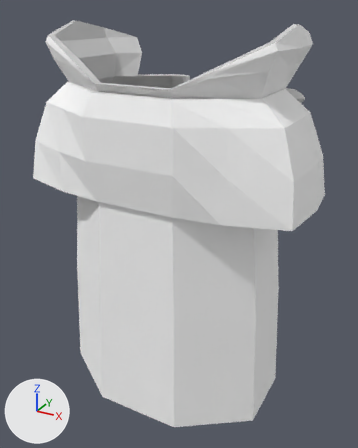
The OBJ model Models/person_female_duster.obj as it was, and as the next commit left it.
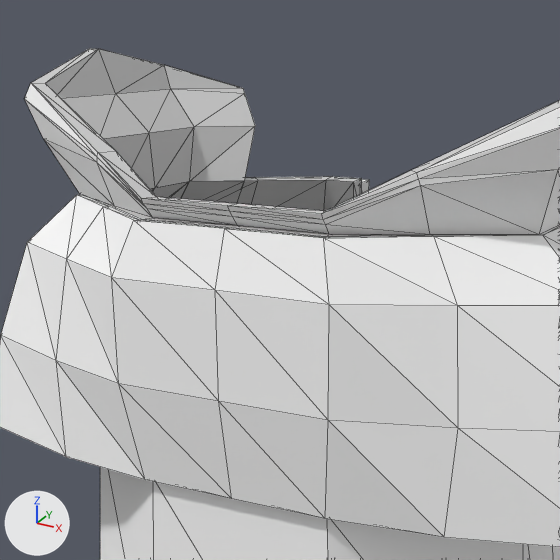
Each version is shown whole from a camera (50 mm lens) standing at (0.477, -0.845, 0.837) and looking at (0.009, 0.005, 0.411), then close up on the part from 10% to 75% of the width and 0% to 52% of the height. Arrows for +X, +Y and +Z are at lower left; the lights stay in place. The older version's two pictures come first. The close-ups show mesh edges as thin lines. Where no turn or scale is listed for an object, it has been applied to the vertices.

The first close-up shows 'person_female_duster'.
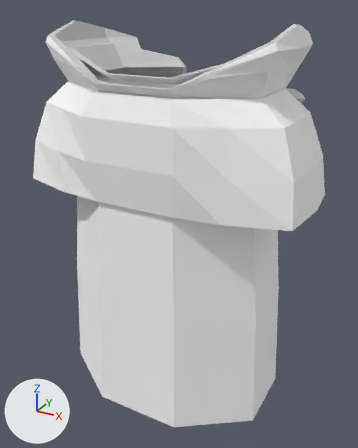
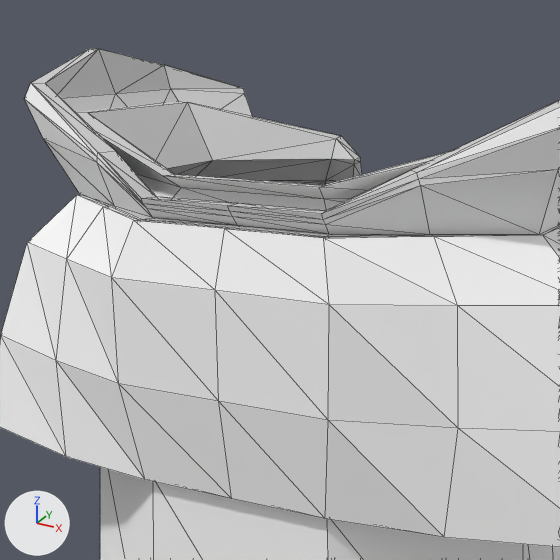
Boxes (x1, y1, x2, y2) around the edits, measured in the close-ups (560 x 560 px):
part 1 of me_person_female_duster, added
    after: (76, 101, 451, 211)

Edits to the bpy script that builds the scene:
```text
Change me_person_female_duster:
    used by ob_person_female_duster; location = (0.0, 0.0, 0.0)
    remove me_person_female_duster.from_pydata(...)  # 466 vertices, 912 faces; spans x -0.296..0.296, y -0.167..0.177, z 0.032..0.81
    add me_person_female_duster.from_pydata(...)  # 546 vertices, 1068 faces; spans x -0.296..0.296, y -0.167..0.177, z 0.032..0.81
    me_person_female_duster part 1: a new loose piece of 80 vertices spanning x -0.217..0.217, y -0.137..0.151, z 0.68..0.765
```
